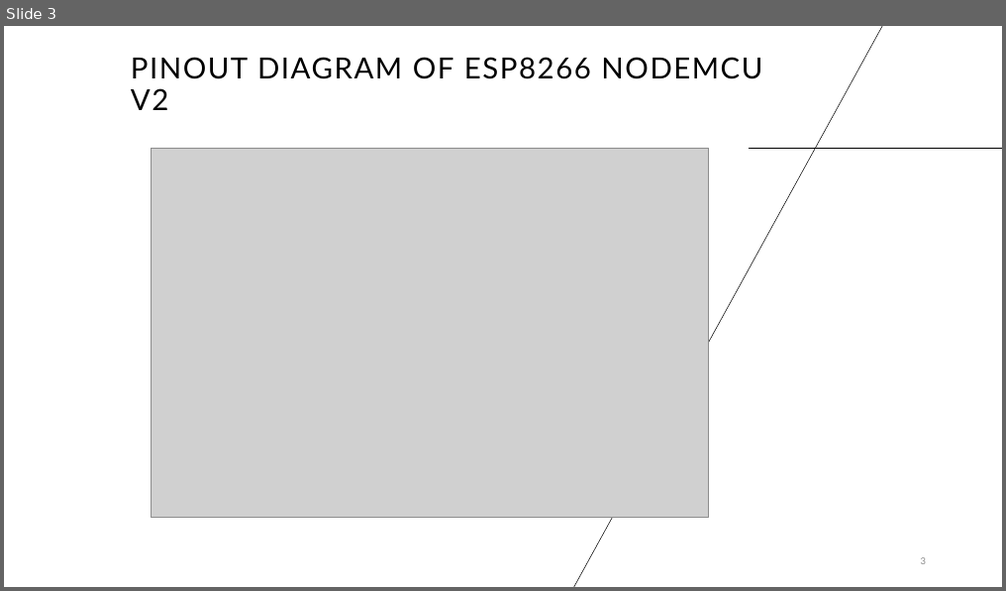
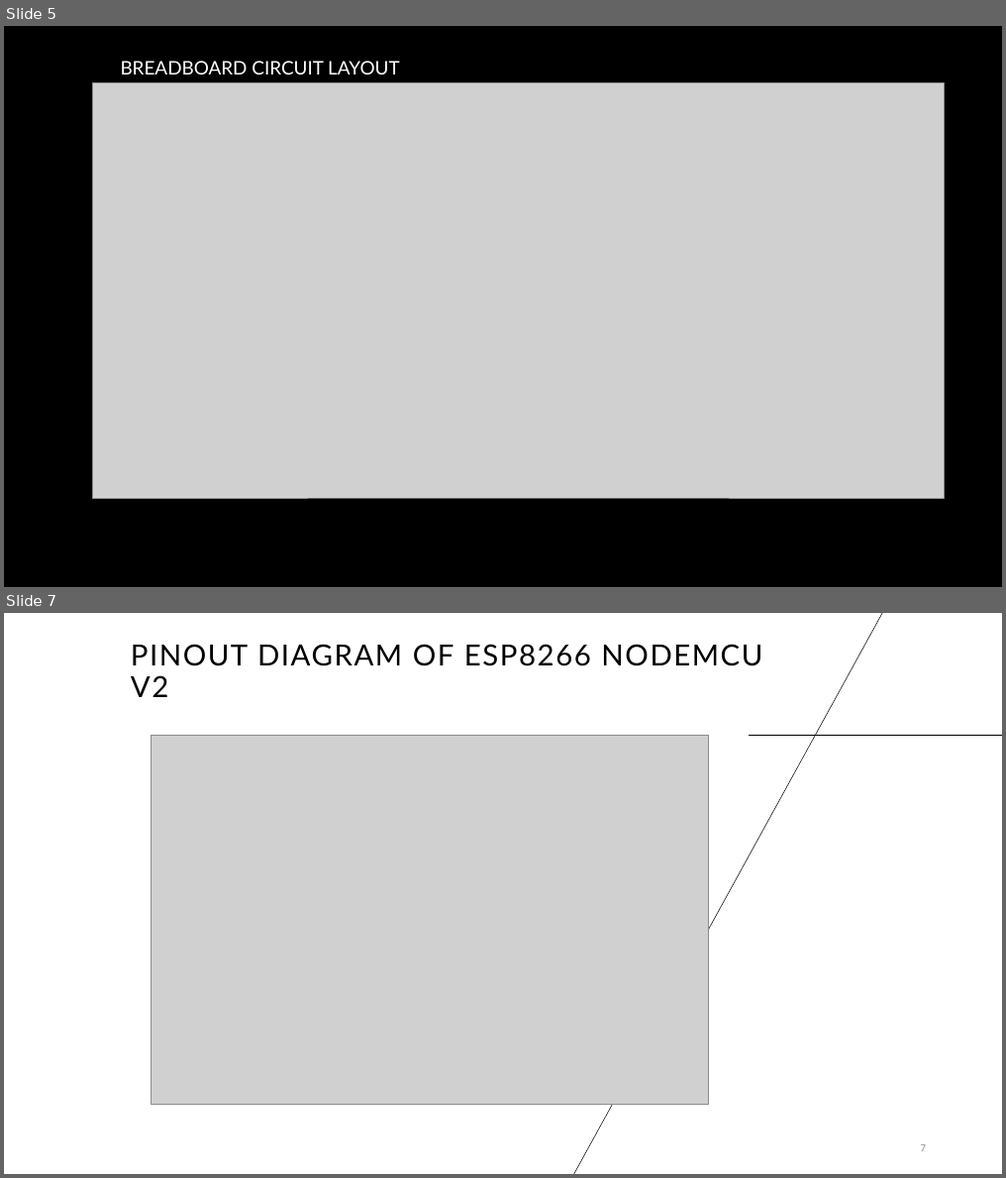
Before and after one commit to ayo-ajayi/iot-sensor, a slide deck: iotsensor.pptx. Shown one above the other, each under a label of ours: slide 3 before the commit, slides 5 and 7 after it; the slides between them are not shown. The pictures are 1006x591 and 1006x1178 pixels, drawn with LibreOffice and Linux fonts; fonts in the diff are those of the drawing; grey boxes stand for pictures; background and template pictures are left out. Boxes give left, top, right and bottom in pixels: in the first picture for what was removed or moved away, otherwise in the second. Text is boxed around its words. In the diff, an @@ line names an element or a change of style, - is before the commit and + after.

```diff
--- a/iotsensor.pptx
+++ b/iotsensor.pptx
@@ slide 5 added at bbox=[4, 26, 1002, 587], background #000000 @@
@@ picture added at bbox=[92, 82, 944, 498] @@
@@ text added at bbox=[121, 61, 399, 75], 18 pt, text #FFFFFF @@
+BREADBOARD CIRCUIT LAYOUT
@@ what was slide 3 is now slide 7 @@
```
Also in this commit, not shown: 3 slides changed, 4 other slides added, 1 slide removed, 3 other files.
